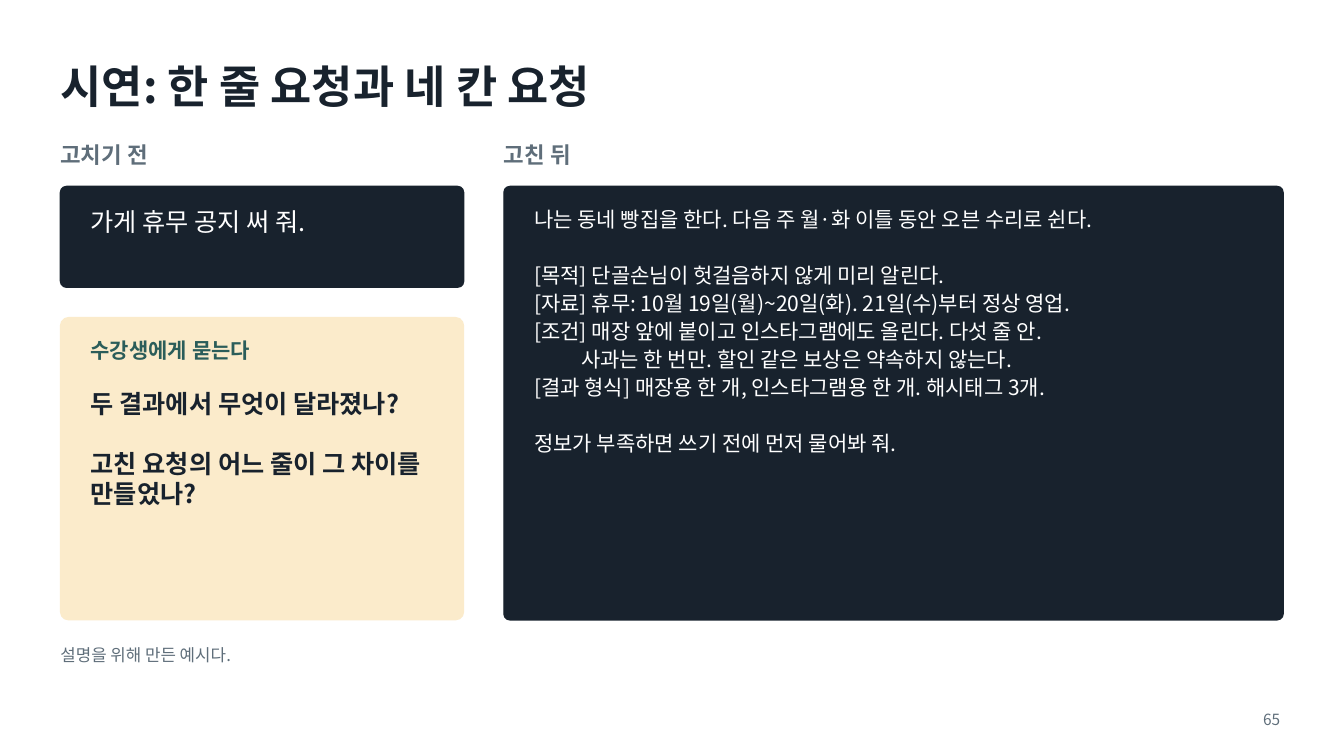
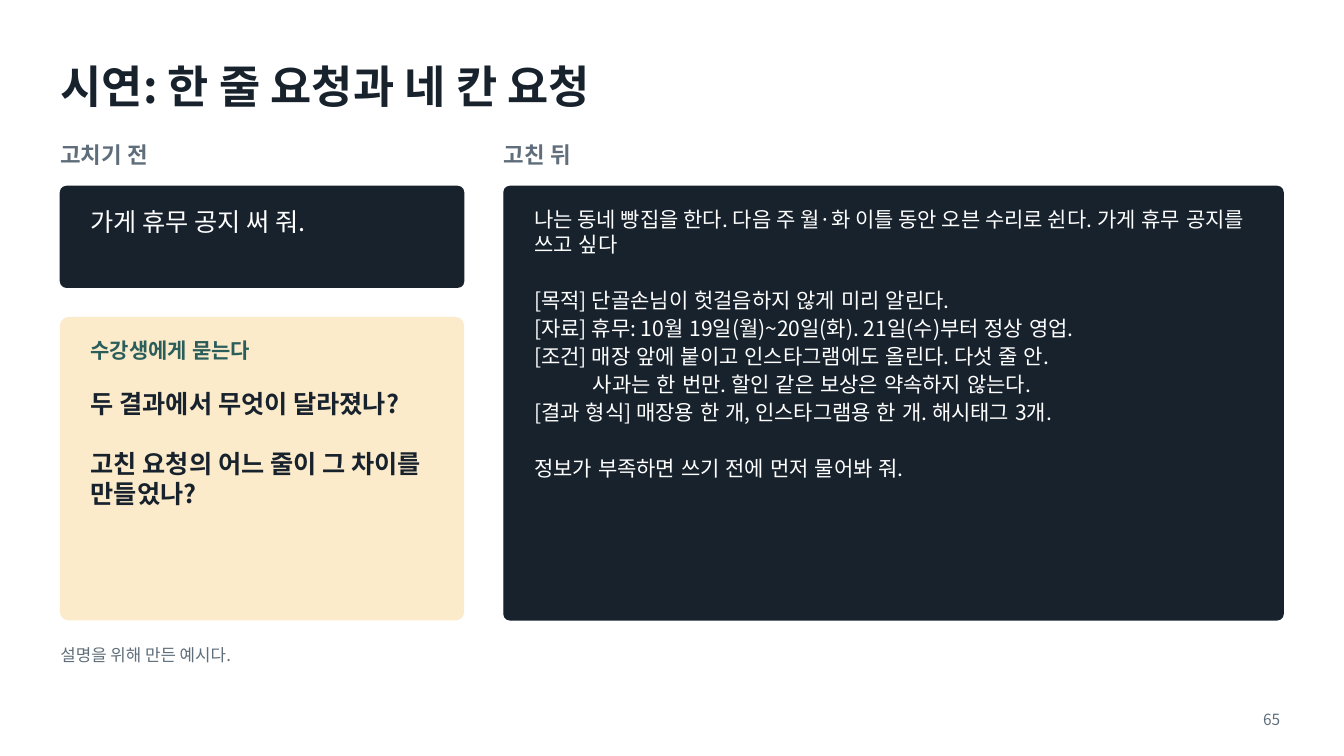
Before and after one commit to aplaxas/AI-Harness, a slide deck: slide 65 of courses/ai-for-work/1-week/decks/1주차-AI와-일하는-법.pptx. Drawn at 1344x756 pixels with LibreOffice and Linux fonts; fonts in the diff are those of the drawing. Boxes give left, top, right and bottom in pixels: in the first picture for what was removed or moved away, otherwise in the second. Text is boxed around its words. In the diff, an @@ line names an element or a change of style, - is before the commit and + after.

Commit message:
update ppt

```diff
--- a/courses/ai-for-work/1-week/decks/1주차-AI와-일하는-법.pptx
+++ b/courses/ai-for-work/1-week/decks/1주차-AI와-일하는-법.pptx
@@ text at [534, 209, 1244, 254]: text changed @@
-나는 동네 빵집을 한다. 다음 주 월·화 이틀 동안 오븐 수리로 쉰다.
+나는 동네 빵집을 한다. 다음 주 월·화 이틀 동안 오븐 수리로 쉰다. 가게 휴무 공지를 쓰고 싶다
```
Also in this commit, not shown: 16 other slides changed.
